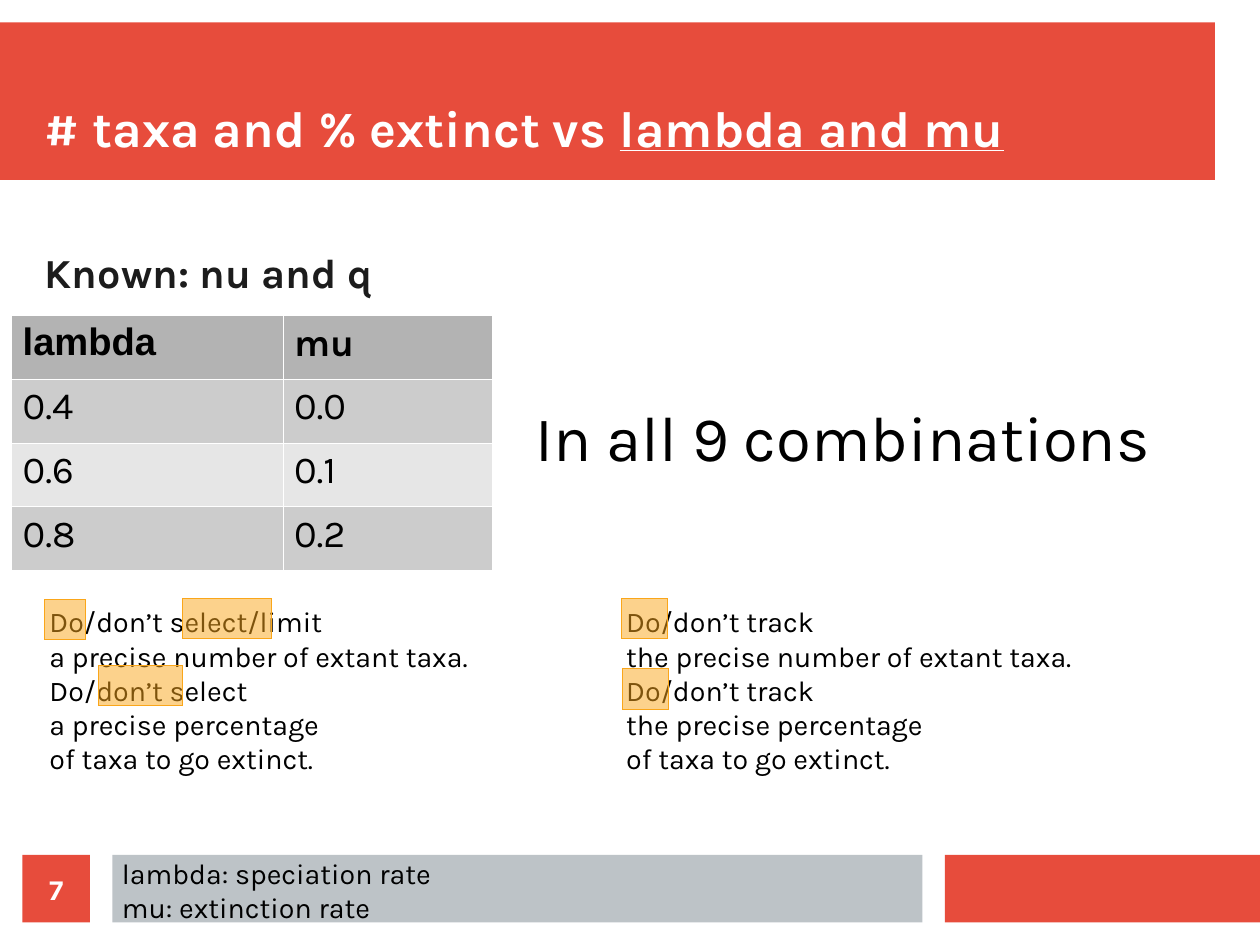
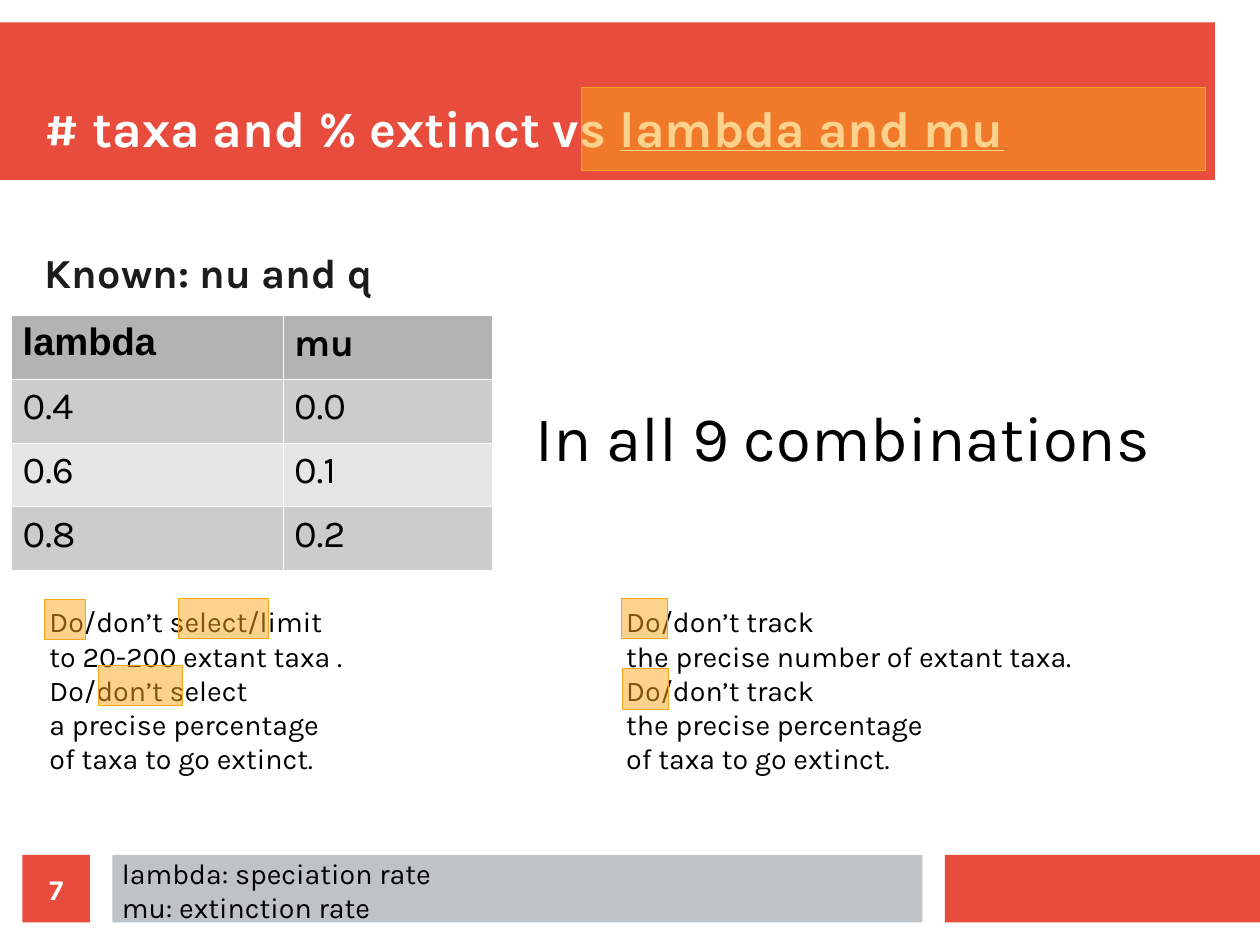
Before and after one commit to richelbilderbeek/razzo, a slide deck: slide 7 of doc/choices.odp. Drawn at 1260x945 pixels with LibreOffice and Linux fonts; fonts in the diff are those of the drawing. Boxes give left, top, right and bottom in pixels: in the first picture for what was removed or moved away, otherwise in the second. Text is boxed around its words. In the diff, an @@ line names an element or a change of style, - is before the commit and + after.

Commit message:
EOD

```diff
--- a/doc/choices.odp
+++ b/doc/choices.odp
@@ rectangle added at box(581, 88, 1206, 172), fill #FAA61A at 50% opacity, outline #FAA61A 0 pt @@
@@ rectangle: place and size @@
-rectangle at box(182, 599, 272, 639)
+rectangle at box(178, 599, 269, 639)
@@ text at box(49, 648, 331, 674): text changed @@
-a precise number of extant taxa.
+to 20-200 extant taxa .
```
Also in this commit, not shown: 2 other slides changed.
